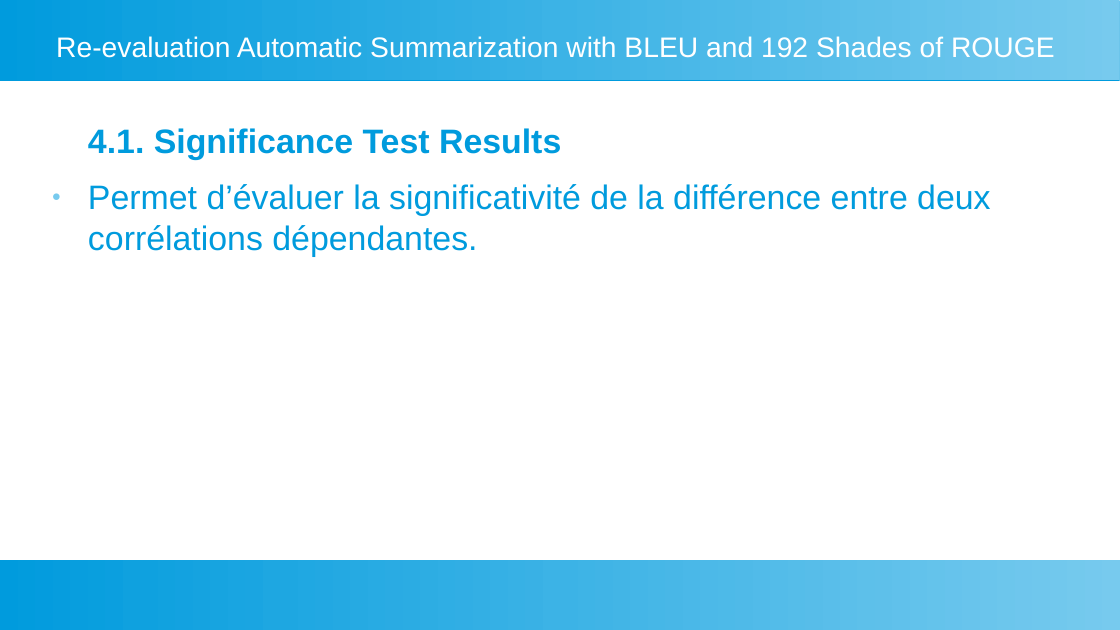
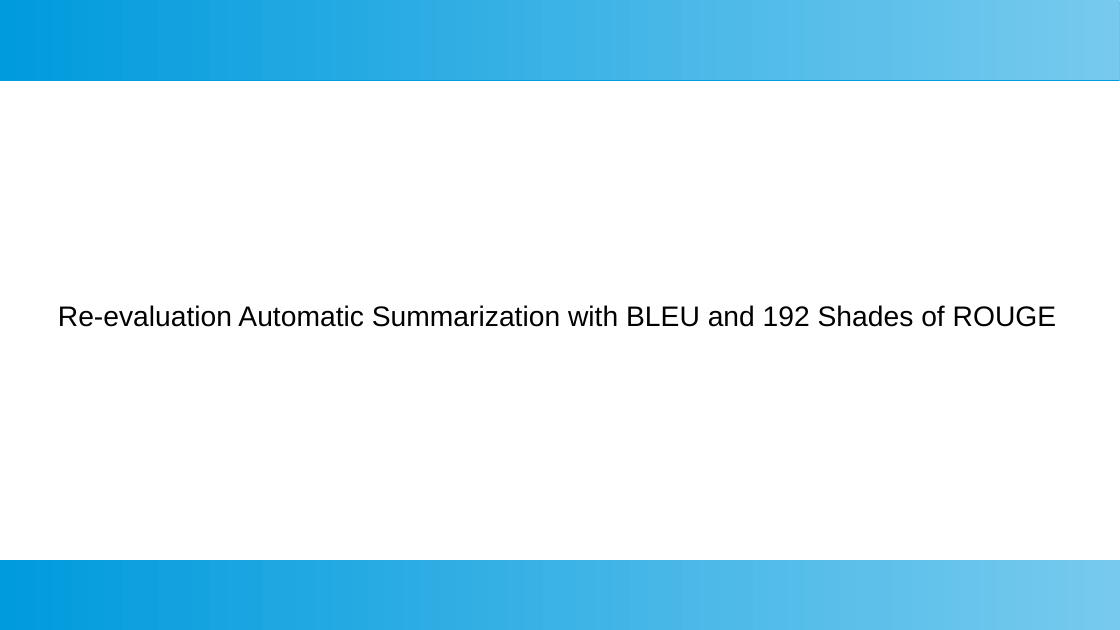
Before and after one commit to fannybachey/stage_2024, a slide deck: slide 8 of presentation/presentation_2.odp (slide 10 before the commit). Drawn at 1120x630 pixels with LibreOffice and Linux fonts; fonts in the diff are those of the drawing. Boxes give left, top, right and bottom in pixels: in the first picture for what was removed or moved away, otherwise in the second. Text is boxed around its words. In the diff, an @@ line names an element or a change of style, - is before the commit and + after.

Commit message:
presentation 2

```diff
--- a/presentation/presentation_2.odp
+++ b/presentation/presentation_2.odp
@@ text removed at (88, 128, 990, 256) @@
-4.1. Significance Test Results
-● Permet d’évaluer la significativité de la différence entre deux corrélations dépendantes.
@@ text "Re-evaluation Automatic Summarization with BLEU ...": place and size @@
-text "Re-evaluation Automatic Summarization with BLEU ..." at (56, 36, 1055, 58)
+text "Re-evaluation Automatic Summarization with BLEU ..." at (58, 305, 1057, 327)
@@ text "Re-evaluation Automatic Summarization with BLEU ..." at (58, 305, 1057, 327): text colour #FFFFFF to #000000; alignment centre to left; vertical alignment middle to top @@
```
Also in this commit, not shown: 3 other slides changed, 11 slides added, 1 slide removed.
